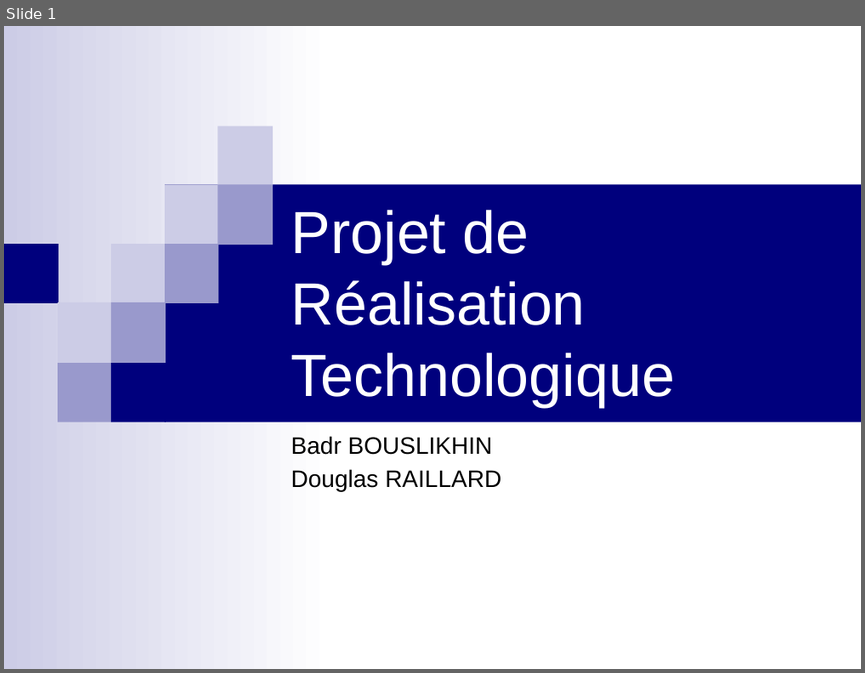
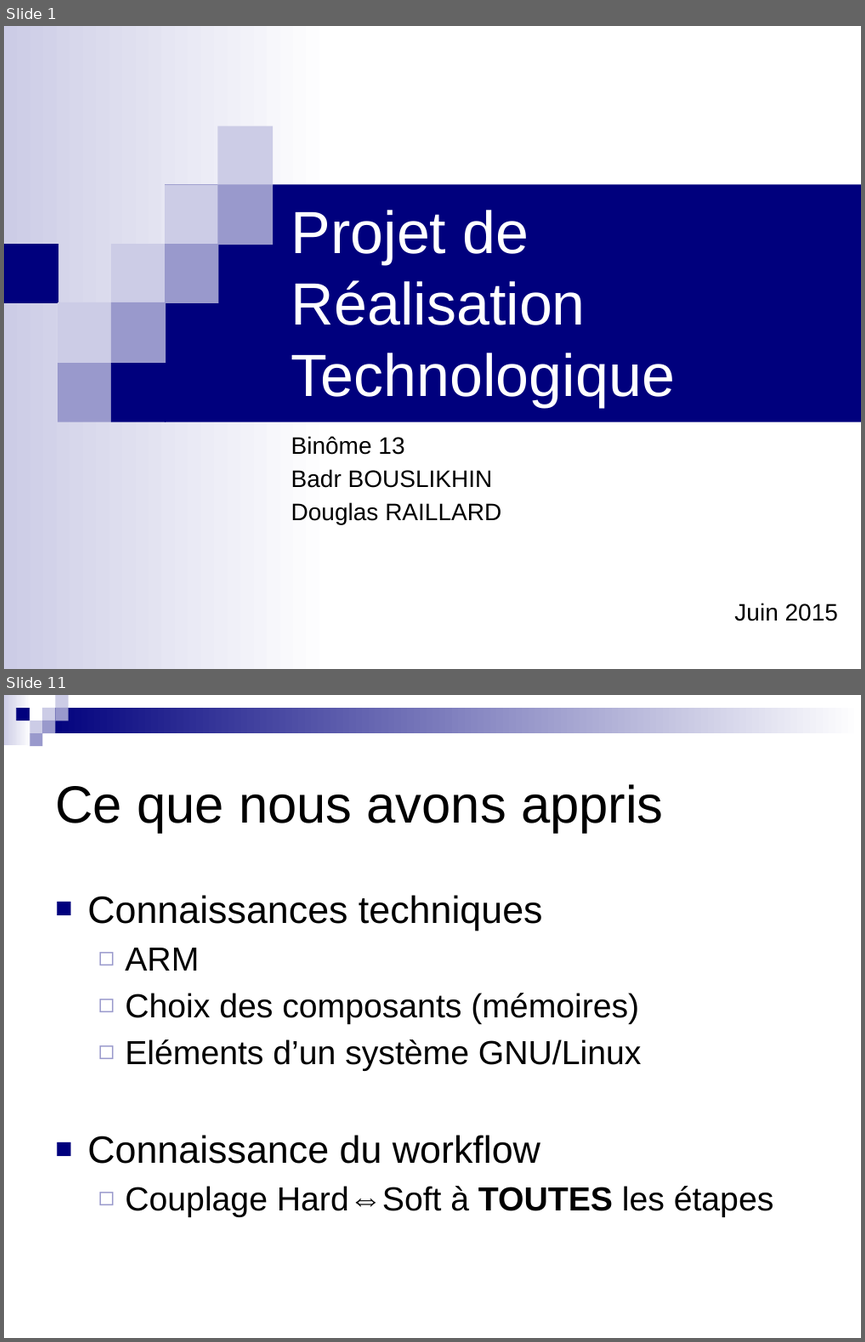
Before and after one commit to badrbouslikhin/Beluga, a slide deck: Rendu/PresentationFinale/Binome13PresentationFinalePRT.pptx. Shown one above the other, each under a label of ours: slide 1 before the commit, slides 1 and 11 after it; the slides between them are not shown. The pictures are 865x673 and 865x1342 pixels, drawn with LibreOffice and Linux fonts; fonts in the diff are those of the drawing. Boxes give left, top, right and bottom in pixels: in the first picture for what was removed or moved away, otherwise in the second. Text is boxed around its words. In the diff, an @@ line names an element or a change of style, - is before the commit and + after.

```diff
--- a/Rendu/PresentationFinale/Binome13PresentationFinalePRT.pptx
+++ b/Rendu/PresentationFinale/Binome13PresentationFinalePRT.pptx
@@ slide 11 added at (4, 695, 861, 1338), background #FFFFFF @@
@@ group added at (4, 695, 861, 746): 9 rectangles @@
@@ title added at (55, 784, 664, 833), 44 pt, text #000000 @@
+Ce que nous avons appris
@@ text added at (87, 895, 774, 1217), 28 pt, text #000000 @@
+■ Connaissances techniques
+  ◻ ARM
+  ◻ Choix des composants (mémoires)
+  ◻ Eléments d’un système GNU/Linux
+■ Connaissance du workflow
+  ◻ Couplage Hard⇔Soft à TOUTES les étapes
@@ slide 1 changed as well @@
@@ subtitle at (291, 436, 404, 454): paragraph added @@
+Binôme 13
@@ subtitle at (734, 602, 838, 621): paragraph added @@
+Juin 2015
```
Also in this commit, not shown: 10 other slides added, 1 slide removed.
